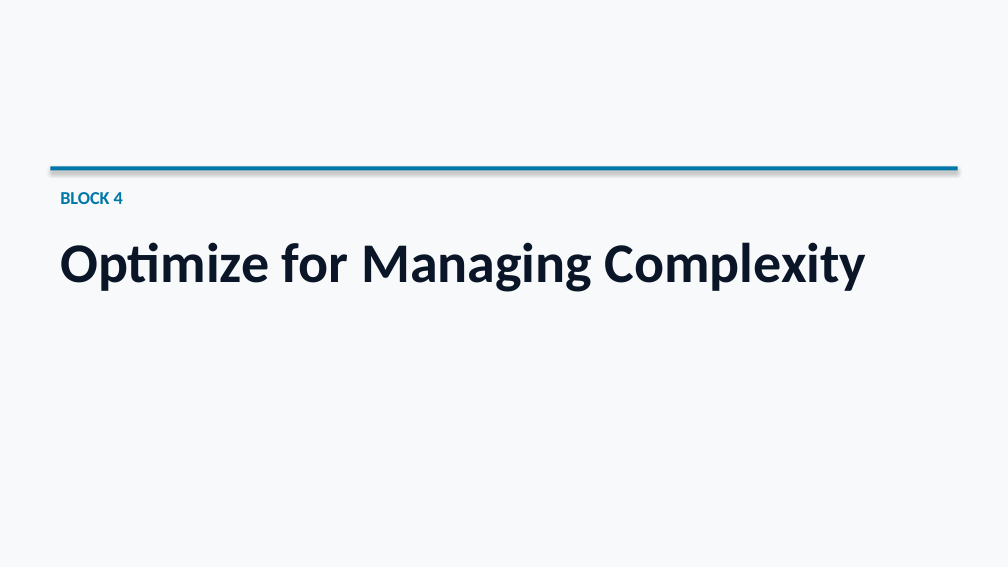
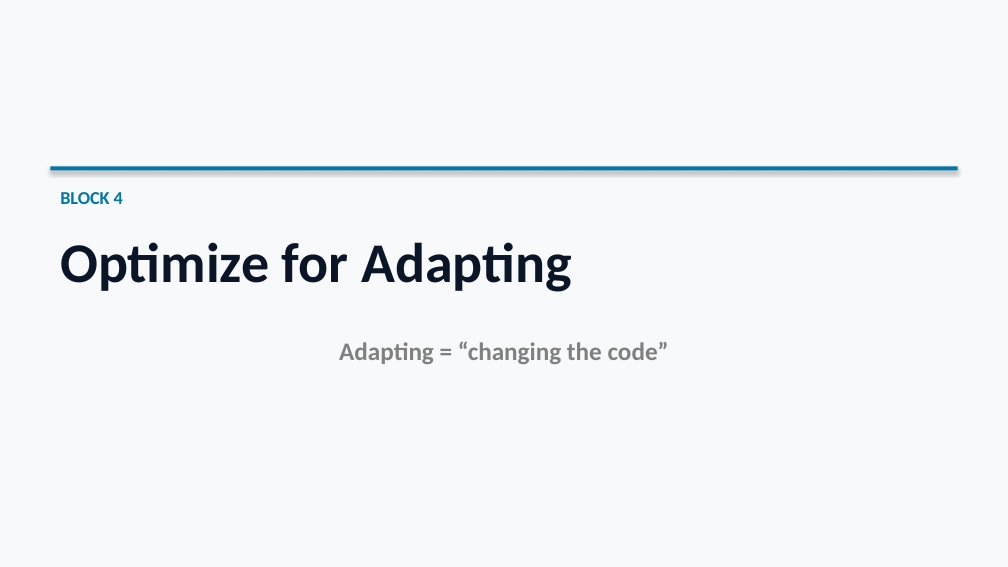
Before and after one commit to sefop/sefop-training-hub, a slide deck: slide 23 of workshops/2026-06-29-purdue/Purdue_Workshop.pptx. Drawn at 1008x567 pixels with LibreOffice and Linux fonts; fonts in the diff are those of the drawing. Boxes give left, top, right and bottom in pixels: in the first picture for what was removed or moved away, otherwise in the second. Text is boxed around its words. In the diff, an @@ line names an element or a change of style, - is before the commit and + after.

```diff
--- a/workshops/2026-06-29-purdue/Purdue_Workshop.pptx
+++ b/workshops/2026-06-29-purdue/Purdue_Workshop.pptx
@@ text at bbox=[60, 242, 572, 292]: text changed @@
-Optimize for Managing Complexity
+Optimize for Adapting
@@ text added at bbox=[339, 342, 669, 364], 18 pt, text #808080, bold @@
+Adapting = “changing the code”
```
Also in this commit, not shown: 6 other slides changed, 12 slides added, 5 slides removed.
